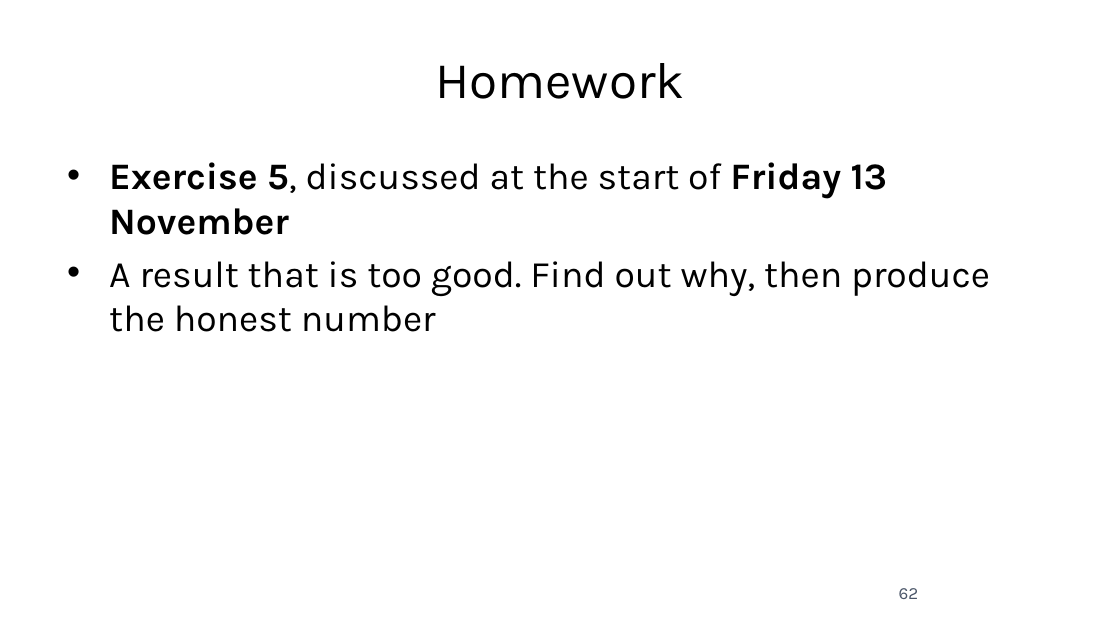
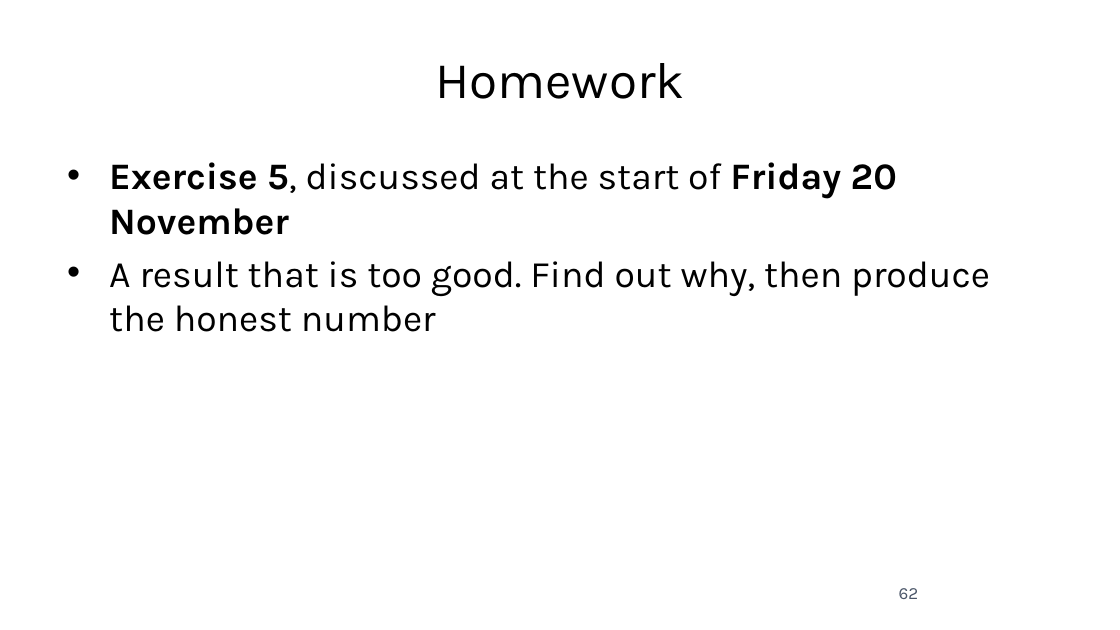
Before and after one commit to fabioantonini/technologies-for-artificial-intelligence, a slide deck: slide 62 of Lessons/05_experimental_methodology/Slides/experimental_methodology_slides.pptx. Drawn at 1120x630 pixels with LibreOffice and Linux fonts; fonts in the diff are those of the drawing; background and template pictures are left out. Boxes give left, top, right and bottom in pixels: in the first picture for what was removed or moved away, otherwise in the second. Text is boxed around its words. In the diff, an @@ line names an element or a change of style, - is before the commit and + after.

```diff
--- a/Lessons/05_experimental_methodology/Slides/experimental_methodology_slides.pptx
+++ b/Lessons/05_experimental_methodology/Slides/experimental_methodology_slides.pptx
@@ text at <box>109,162,897,235</box>: text changed @@
-• Exercise 5, discussed at the start of Friday 13 November
+• Exercise 5, discussed at the start of Friday 20 November
```
Also in this commit, not shown: 1 other slide changed, 10 other files.
